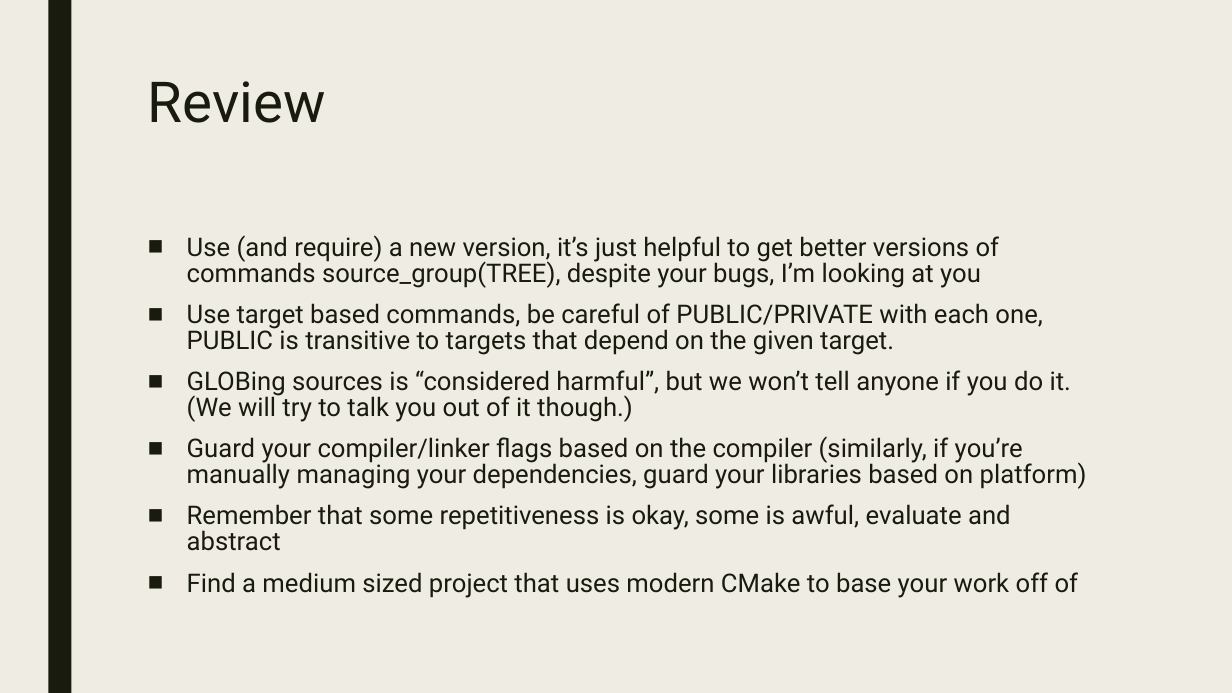
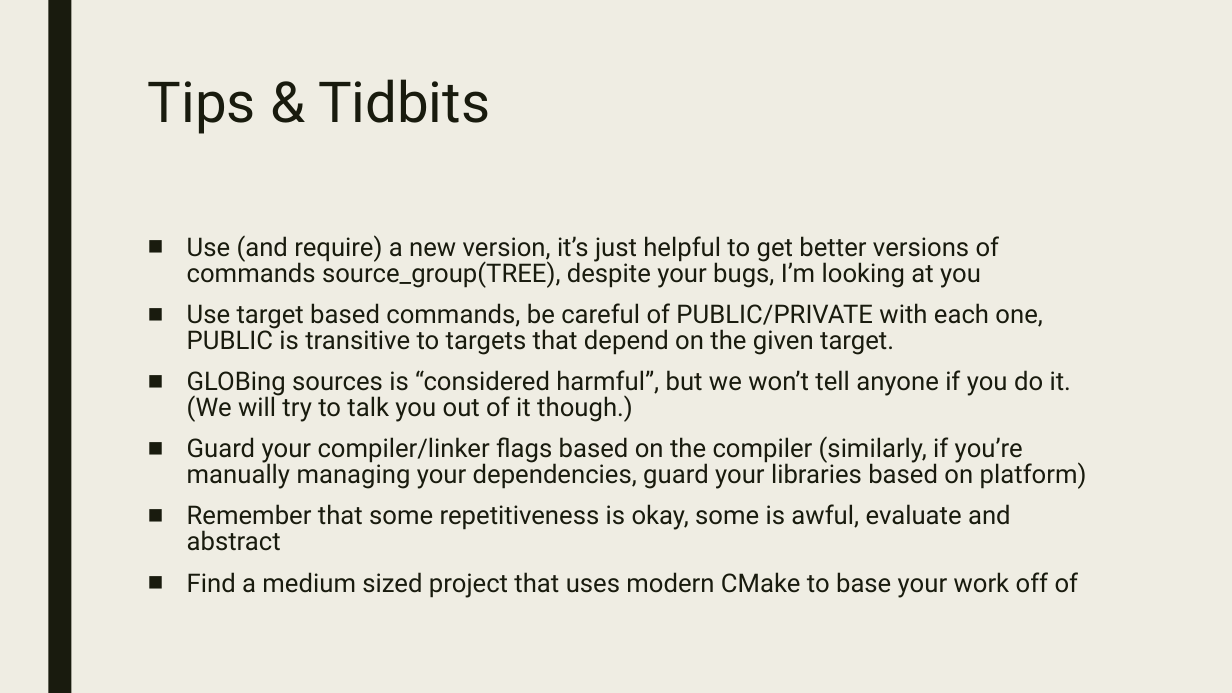
Before and after one commit to playmer/CMakePresentation, a slide deck: slide 24 of PreBuild Systems.pptx (slide 15 before the commit). Drawn at 1232x693 pixels with LibreOffice and Linux fonts; fonts in the diff are those of the drawing. Boxes give left, top, right and bottom in pixels: in the first picture for what was removed or moved away, otherwise in the second. Text is boxed around its words. In the diff, an @@ line names an element or a change of style, - is before the commit and + after.

```diff
--- a/PreBuild Systems.pptx
+++ b/PreBuild Systems.pptx
@@ title at (x1=148, y1=79, x2=490, y2=134): text changed @@
-Review
+Tips & Tidbits
```
Also in this commit, not shown: 10 other slides changed, 10 slides added, 1 slide removed.
